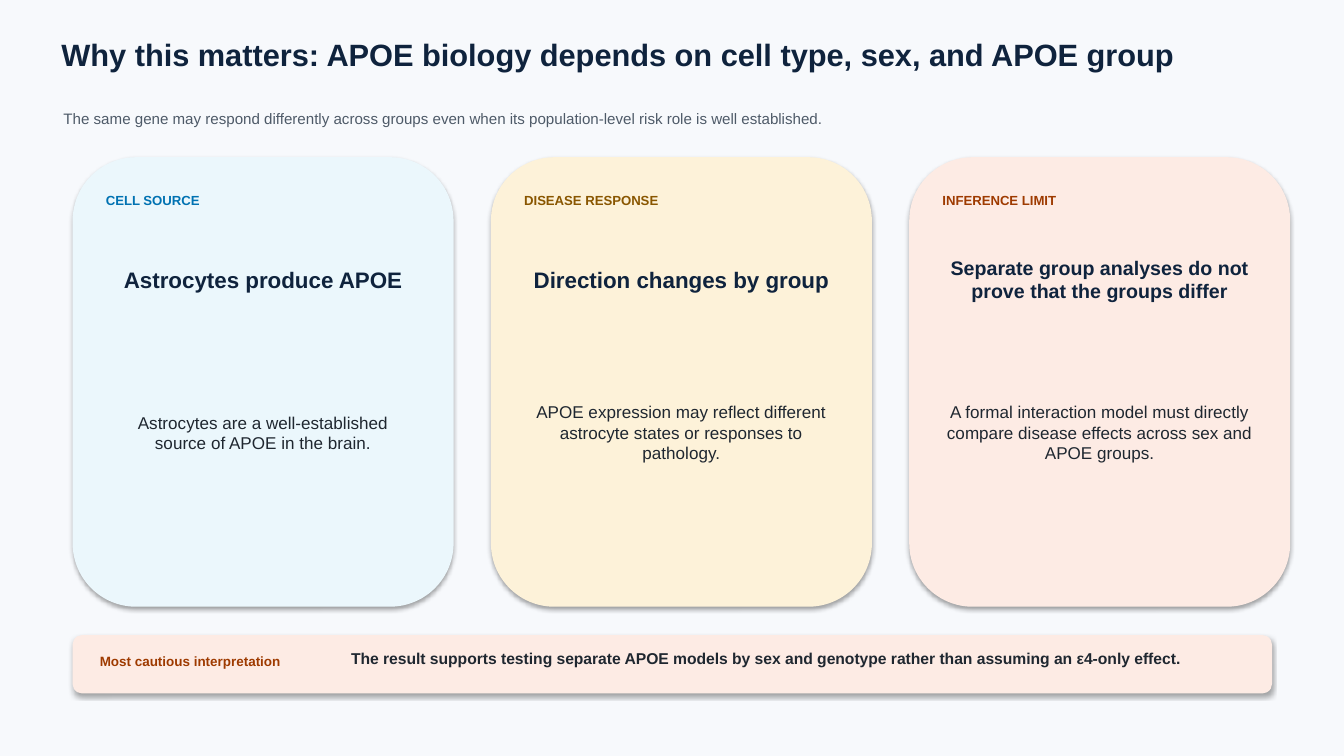
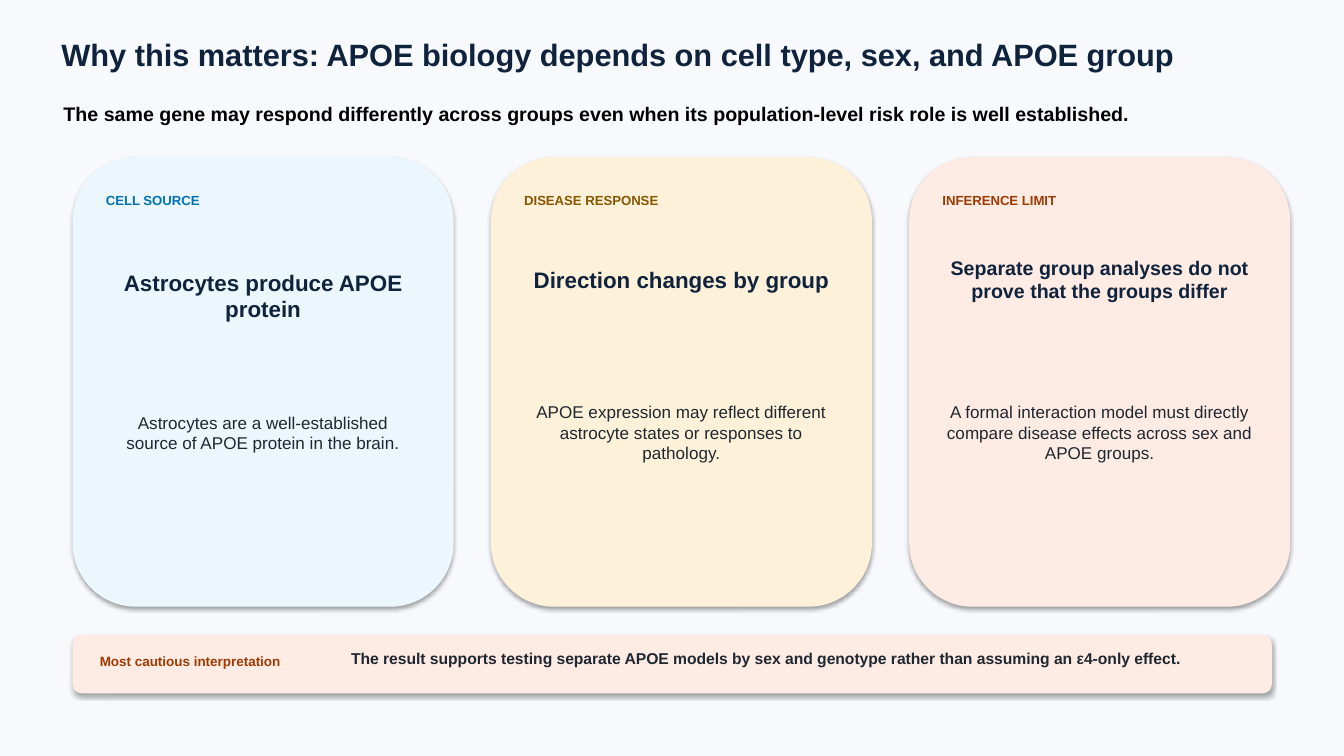
Before and after one commit to ericzhuang2010/alzheimer, a slide deck: slide 147 of docs/presentations/09162026/09162026_sex_apoe_kda_fine_broad.pptx. Drawn at 1344x756 pixels with LibreOffice and Linux fonts; fonts in the diff are those of the drawing. Boxes give left, top, right and bottom in pixels: in the first picture for what was removed or moved away, otherwise in the second. Text is boxed around its words. In the diff, an @@ line names an element or a change of style, - is before the commit and + after.

```diff
--- a/docs/presentations/09162026/09162026_sex_apoe_kda_fine_broad.pptx
+++ b/docs/presentations/09162026/09162026_sex_apoe_kda_fine_broad.pptx
@@ text "The same gene may respond ...": place and size @@
-text "The same gene may respond ..." at (63,113,822,127)
+text "The same gene may respond ..." at (63,106,1128,125)
@@ text "The same gene may respond ..." at (63,106,1128,125): size 10.8 to 14 pt, text colour #4E5A68 to #000000, bold on @@
@@ text at (124,274,402,322): text changed @@
-Astrocytes produce APOE
+Astrocytes produce APOE protein
@@ text at (126,416,399,453): text changed @@
-Astrocytes are a well-established source of APOE in the brain.
+Astrocytes are a well-established source of APOE protein in the brain.
```
Also in this commit, not shown: 33 other slides changed, 4 other files.
